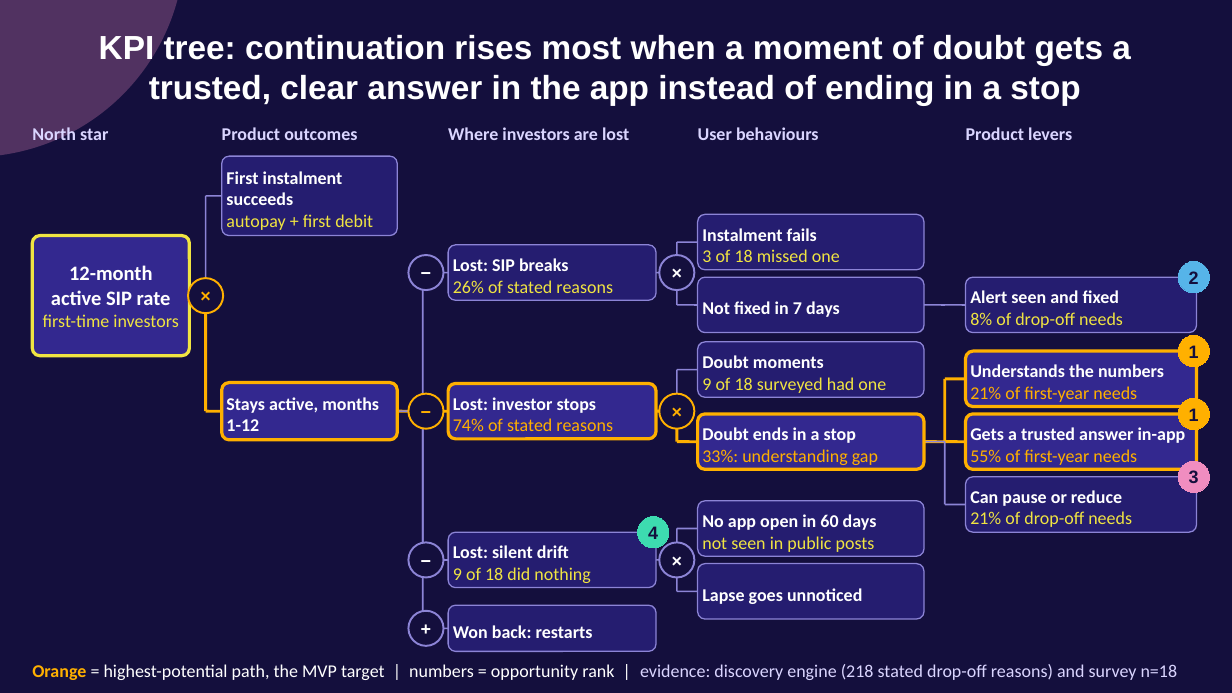
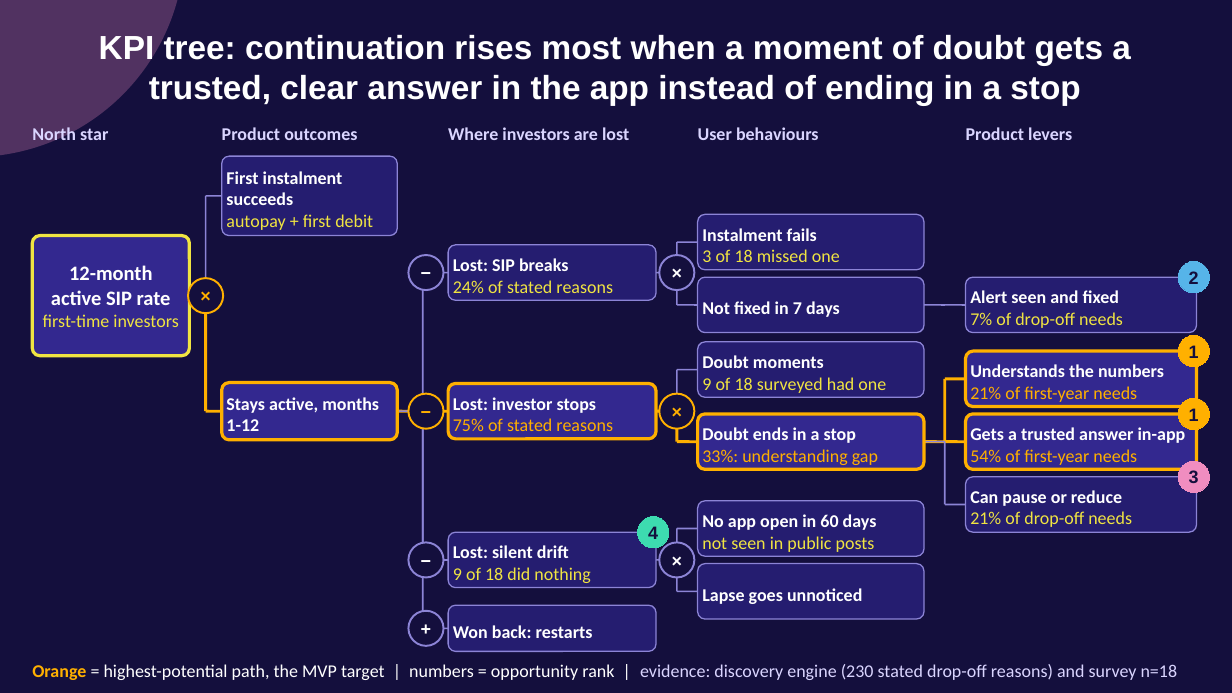
Before and after one commit to akarshita711/NEXTLEAP_GRAD_PROJECT_groww_SIP_research, a slide deck: slide 1 of deck/KPI_tree.pptx. Drawn at 1232x693 pixels with LibreOffice and Linux fonts; fonts in the diff are those of the drawing. Boxes give left, top, right and bottom in pixels: in the first picture for what was removed or moved away, otherwise in the second. Text is boxed around its words. In the diff, an @@ line names an element or a change of style, - is before the commit and + after.

```diff
--- a/deck/KPI_tree.pptx
+++ b/deck/KPI_tree.pptx
@@ text in rounded rectangle at <box>453,280,613,293</box>: text changed @@
-26% of stated reasons
+24% of stated reasons
@@ text in rounded rectangle at <box>970,312,1123,328</box>: text changed @@
-8% of drop-off needs
+7% of drop-off needs
@@ text in rounded rectangle at <box>453,418,613,437</box>: text changed @@
-74% of stated reasons
+75% of stated reasons
@@ text in rounded rectangle at <box>970,449,1137,465</box>: text changed @@
-55% of first-year needs
+54% of first-year needs
@@ text at <box>32,664,1178,680</box>: text changed @@
-Orange = highest-potential path, the MVP target | numbers = opportunity rank | evidence: discovery engine (218 stated drop-off reasons) and survey n=18
+Orange = highest-potential path, the MVP target | numbers = opportunity rank | evidence: discovery engine (230 stated drop-off reasons) and survey n=18
```
Also in this commit, not shown: 18 other files.
